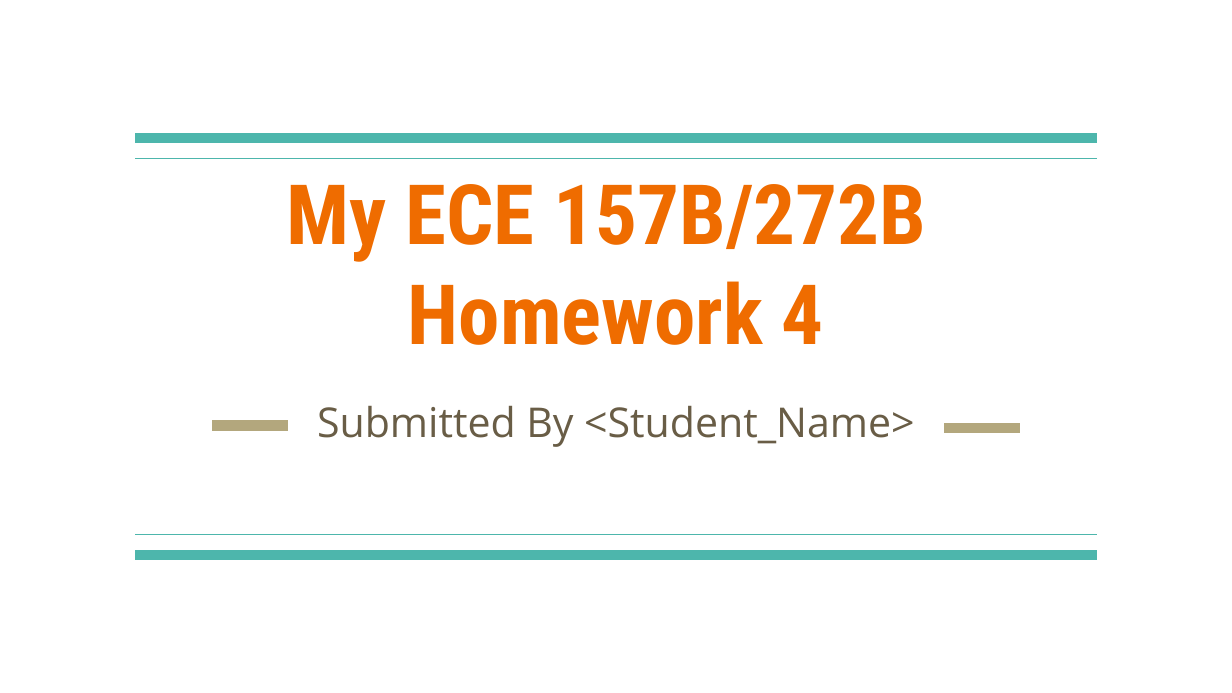
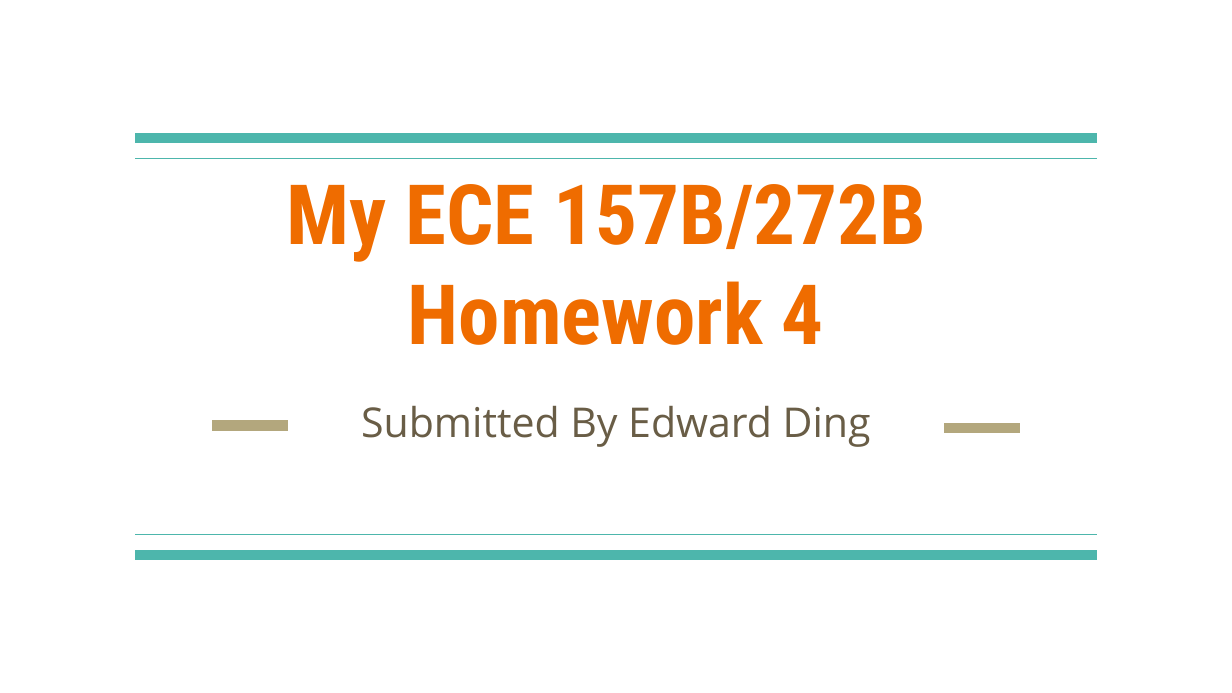
Before and after one commit to eding42/ece157b-hw4, a slide deck: slide 1 of Homework_4_Slides_Template.pptx. Drawn at 1232x693 pixels with LibreOffice and Linux fonts; fonts in the diff are those of the drawing. Boxes give left, top, right and bottom in pixels: in the first picture for what was removed or moved away, otherwise in the second. Text is boxed around its words. In the diff, an @@ line names an element or a change of style, - is before the commit and + after.

```diff
--- a/Homework_4_Slides_Template.pptx
+++ b/Homework_4_Slides_Template.pptx
@@ subtitle at [361,405,871,447]: text changed @@
-Submitted By <Student_Name>
+Submitted By Edward Ding
```
Also in this commit, not shown: 5 other slides changed, 28 other files.
